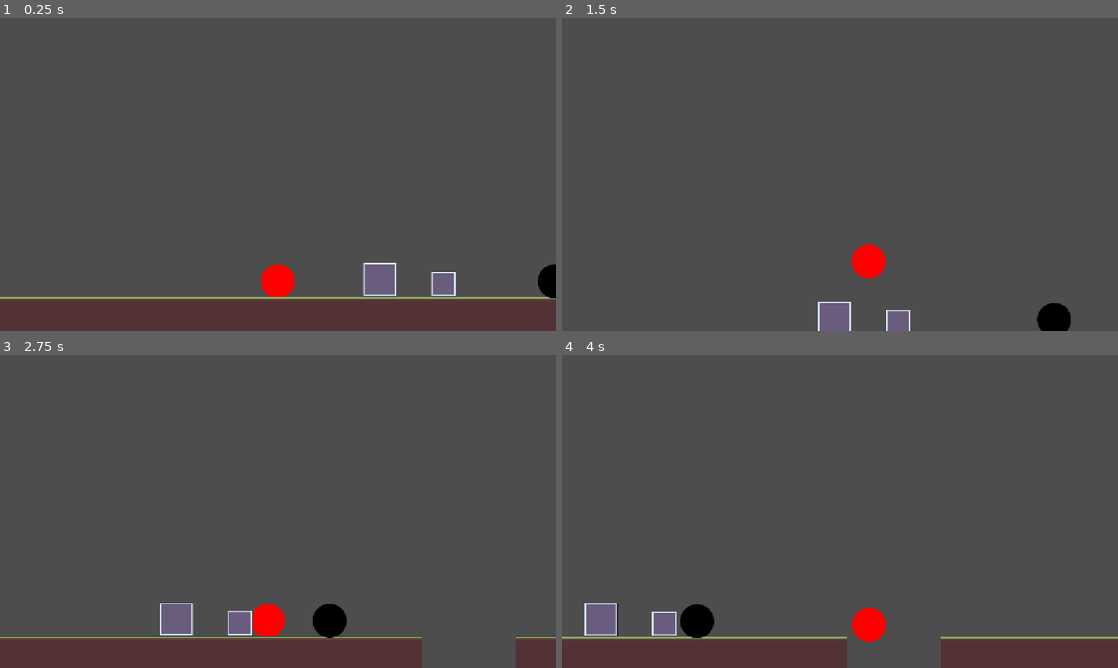
Above: before the commit, frames 1-4 (two rows, left to right).
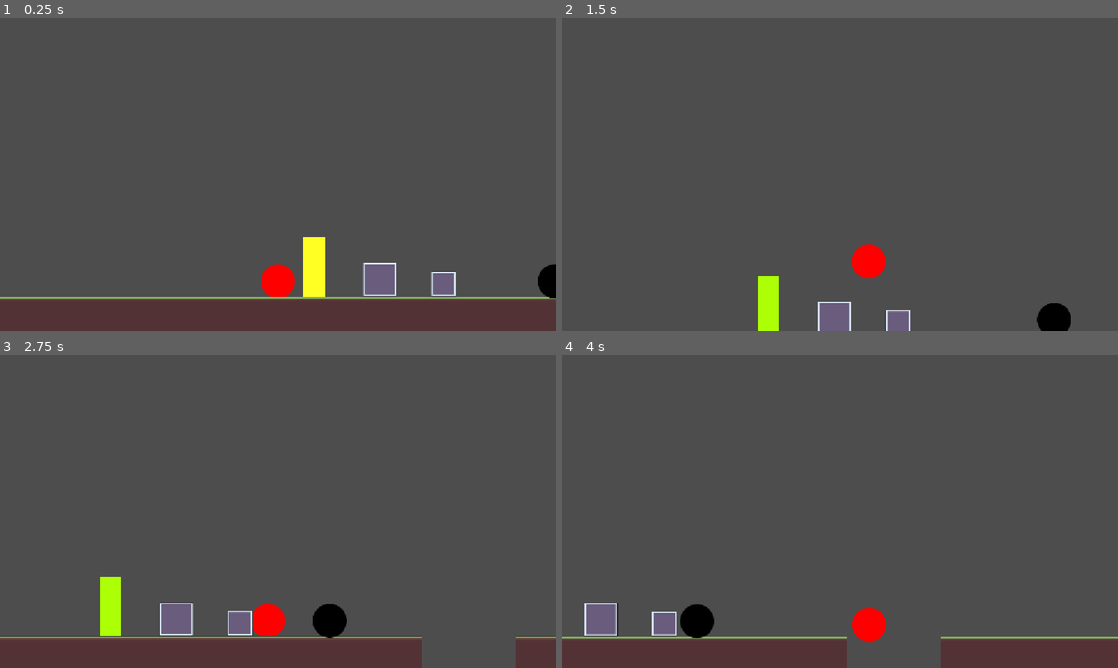
Above: after the commit, the same moments.

Repository: nf12pro/bounceback
Game: Godot game, scene res://scenes/testing_scene.tscn
Two runs of this game, one before a commit and one after it. Both use one fixed random seed, a clock stepped at 60 frames per second and the inputs below.
Inputs:
- Up to frame 1 (0.25 s): no input
- Up to frame 2 (1.5 s): hold W (jump) 0.53-1.28 s; hold D (move_right) from 0.53 s (still down); tap W (jump) at 1.35 s
- Up to frame 3 (2.75 s): tap W (jump) at 1.52, 1.82 s; release D (move_right) at 2.03 s; hold A (move_left) from 2.03 s (still down); hold W (jump) from 2.03 s (still down)
- Up to frame 4 (4 s): release A (move_left) at 2.78 s; release W (jump) at 2.78 s; hold D (move_right) from 2.78 s (still down); tap W (jump) at 2.85, 3.02, 3.32 s; hold W (jump) from 3.53 s (still down)

The runs differ from the first frame. In frame 1, 0.8% of the frame differs, in the area x 54-59%, y 70-90%; in frame 2, 0.7%; in frame 3, 0.7%; in frame 4, nothing differs.

Commit message:
Checkpoints Made

Diff:
--- /dev/null
+++ b/scenes/checkpoint.tscn
@@ -0,0 +1,22 @@
+[gd_scene format=3 uid="uid://2ip7dhmobdlq"]
+
+[ext_resource type="Script" uid="uid://dqdgd6lvlgw7e" path="res://scripts/checkpoints.gd" id="1_mju5a"]
+
+[sub_resource type="RectangleShape2D" id="RectangleShape2D_6esg4"]
+size = Vector2(40, 112)
+
+[node name="checkpoint" type="Node2D" unique_id=1933053069]
+script = ExtResource("1_mju5a")
+
+[node name="color_rect" type="ColorRect" parent="." unique_id=1462400845]
+offset_right = 40.0
+offset_bottom = 112.0
+color = Color(1, 1, 0.14117648, 1)
+
+[node name="area_2d" type="Area2D" parent="." unique_id=362617124]
+
+[node name="collision_shape_2d" type="CollisionShape2D" parent="area_2d" unique_id=1516394038]
+position = Vector2(20, 56)
+shape = SubResource("RectangleShape2D_6esg4")
+
+[connection signal="body_entered" from="area_2d" to="." method="_on_area_2d_body_entered"]
--- a/scenes/testing_scene.tscn
+++ b/scenes/testing_scene.tscn
@@ -3,6 +3,7 @@
 [ext_resource type="PackedScene" uid="uid://c72sicyh7nvb2" path="res://scenes/player.tscn" id="1_2j2p2"]
 [ext_resource type="Texture2D" uid="uid://c4fl5hijknn8w" path="res://assets/prototype_assets/tileset/Tileset_2D Platformer.png" id="2_2j2p2"]
 [ext_resource type="PackedScene" uid="uid://dboj2mjqg2dn7" path="res://scenes/basic_enemy.tscn" id="3_v6rby"]
+[ext_resource type="PackedScene" uid="uid://2ip7dhmobdlq" path="res://scenes/checkpoint.tscn" id="4_dh6dg"]
 
 [sub_resource type="TileSetAtlasSource" id="TileSetAtlasSource_v6rby"]
 texture = ExtResource("2_2j2p2")
@@ -335,6 +336,11 @@
 
 [node name="player" parent="." unique_id=615595234 instance=ExtResource("1_2j2p2")]
 position = Vector2(32, 224)
+max_speed = 300.0
+acceleration = 1500.0
+friction = 1200.0
+jump_force = -400.0
+health = 5
 
 [node name="camera_2d" type="Camera2D" parent="player" unique_id=28729734]
 offset = Vector2(0, -200)
@@ -351,3 +357,6 @@
 
 [node name="basic_enemy" parent="." unique_id=747007102 instance=ExtResource("3_v6rby")]
 position = Vector2(528, 224)
+
+[node name="checkpoint #1" parent="." unique_id=1933053069 instance=ExtResource("4_dh6dg")]
+position = Vector2(80, 144)
--- /dev/null
+++ b/scripts/checkpoints.gd
@@ -0,0 +1,15 @@
+extends Node2D
+
+#region Variables
+var checkpoint_activated: bool = false
+#endregion
+
+func _on_area_2d_body_entered(_body: Node2D) -> void:
+	if checkpoint_activated == true:
+		return
+
+	Global.amount_of_checkpoints += 1
+	Global.checkpoint_position = global_position
+
+	self.modulate = Color.GREEN_YELLOW
+	checkpoint_activated = true
--- a/scripts/global.gd
+++ b/scripts/global.gd
@@ -2,4 +2,7 @@
 
 #region Variables
 var gravity: float = 1000
+
+var amount_of_checkpoints: int = 0
+var checkpoint_position: Vector2 = Vector2.ZERO
 #endregion
--- a/scripts/player.gd
+++ b/scripts/player.gd
@@ -48,7 +48,8 @@
 func take_damage(enemy_damage):
 	health -= enemy_damage
 	print(health)
-	# Respawn Logic TBD
+	if Global.amount_of_checkpoints > 0:
+		global_position = Global.checkpoint_position
 #endregion
 
 func _on_hitbox_area_entered(area: Area2D) -> void:
Not shown, added: scripts/checkpoints.gd.uid
